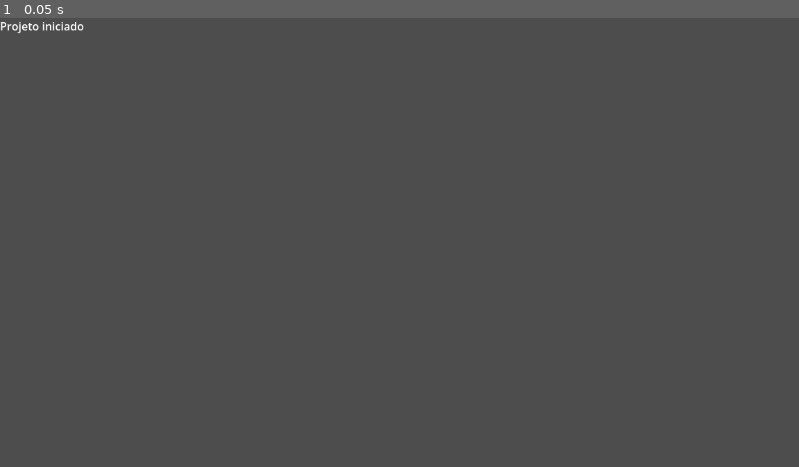
Above: before the commit, frame 1.
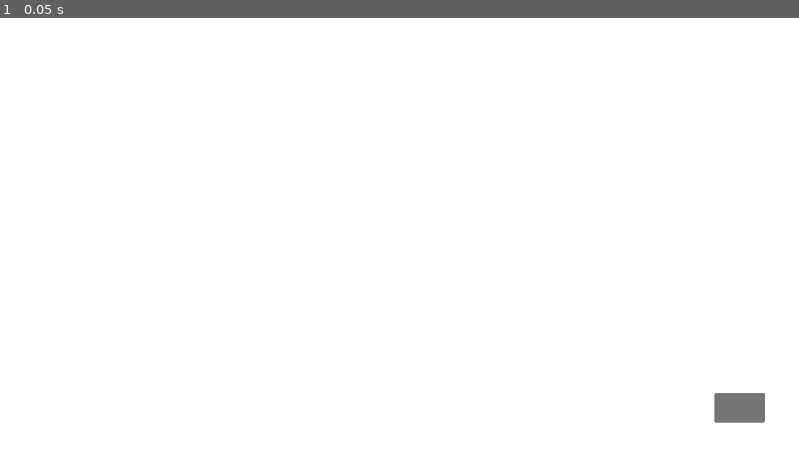
Above: after the commit, the same moment.

Repository: diogoasp/grand-voyage-deckbuilder
Game: Godot game, scene res://scenes/Main.tscn
The game is run twice, just before and just after one commit, with the same random seed, the same clock (stepped at 60 frames per second) and the same inputs.
Inputs:
- Up to frame 1 (0.05 s): no input

The runs differ from the first frame. In frame 1, 100% of the frame differs, in the area x 0-100%, y 0-100%.

Commit message:
Add inital combat scene

Diff:
--- a/scenes/Main.tscn
+++ b/scenes/Main.tscn
@@ -1,6 +1,11 @@
 [gd_scene format=3 uid="uid://cokg81dlm5fh0"]
 
 [ext_resource type="Script" uid="uid://7rrhgqmrfwtb" path="res://scripts/core/main.gd" id="1_elqb8"]
+[ext_resource type="PackedScene" uid="uid://cotyq2708vtom" path="res://scenes/combat/CombatScene.tscn" id="2_0bbpv"]
+[ext_resource type="Script" uid="uid://dvwt0iugl7tbk" path="res://scenes/combat/combat_scene.gd" id="3_rarhs"]
 
 [node name="Main" type="Node2D" unique_id=857263621]
 script = ExtResource("1_elqb8")
+
+[node name="CombatScene" parent="." unique_id=1447061713 instance=ExtResource("2_0bbpv")]
+script = ExtResource("3_rarhs")
--- /dev/null
+++ b/scenes/combat/CombatScene.tscn
@@ -0,0 +1,54 @@
+[gd_scene format=3 uid="uid://cotyq2708vtom"]
+
+[ext_resource type="Script" uid="uid://dvwt0iugl7tbk" path="res://scenes/combat/combat_scene.gd" id="1_cetgp"]
+
+[node name="CombatScene" type="Control" unique_id=1447061713]
+layout_mode = 3
+anchors_preset = 0
+offset_right = 404.0
+offset_bottom = 240.0
+script = ExtResource("1_cetgp")
+
+[node name="Background" type="ColorRect" parent="." unique_id=1533450500]
+layout_mode = 0
+offset_right = 1154.0
+offset_bottom = 650.0
+
+[node name="TopBar" type="HBoxContainer" parent="." unique_id=481716624]
+layout_mode = 0
+offset_right = 1146.0
+offset_bottom = 75.0
+
+[node name="PlayerHPLabel" type="Label" parent="TopBar" unique_id=1764902482]
+layout_mode = 2
+size_flags_horizontal = 0
+
+[node name="EnergyLabel" type="Label" parent="TopBar" unique_id=498130580]
+layout_mode = 2
+size_flags_horizontal = 4
+size_flags_vertical = 8
+
+[node name="EnemyHPLabel" type="Label" parent="TopBar" unique_id=1850803614]
+layout_mode = 2
+
+[node name="EnemyArea" type="VBoxContainer" parent="." unique_id=1800212012]
+layout_mode = 0
+offset_right = 40.0
+offset_bottom = 40.0
+
+[node name="EnemyNameLabel" type="Label" parent="EnemyArea" unique_id=1244026989]
+layout_mode = 2
+
+[node name="HandArea" type="HBoxContainer" parent="." unique_id=767289767]
+layout_mode = 0
+offset_left = 259.0
+offset_top = 488.0
+offset_right = 975.0
+offset_bottom = 619.0
+
+[node name="EndTurnButton" type="Button" parent="." unique_id=352398968]
+layout_mode = 0
+offset_left = 1030.0
+offset_top = 541.0
+offset_right = 1103.0
+offset_bottom = 584.0
--- /dev/null
+++ b/scenes/combat/combat_scene.gd
@@ -0,0 +1,32 @@
+extends Control
+
+@onready var player_hp_label: Label = $TopBar/PlayerHPLabel
+@onready var enemy_hp_label: Label = $TopBar/EnemyHPLabel
+@onready var energy_label: Label = $TopBar/EnergyLabel
+@onready var enemy_name_label: Label = $EnemyArea/EnemyNameLabel
+@onready var end_turn_button: Button = $EndTurnButton
+
+var player_hp: int = 70
+var player_max_hp: int = 70
+
+var enemy_name: String = "Recruta da Marinha"
+var enemy_hp: int = 32
+var enemy_max_hp: int = 32
+
+var energy: int = 3
+var max_energy: int = 3
+
+func _ready() -> void:
+	end_turn_button.pressed.connect(_on_end_turn_pressed)
+	update_ui()
+
+func update_ui() -> void:
+	player_hp_label.text = "HP: %d/%d" % [player_hp, player_max_hp]
+	enemy_hp_label.text = "Inimigo: %d/%d" % [enemy_hp, enemy_max_hp]
+	energy_label.text = "Energia: %d/%d" % [energy, max_energy]
+	enemy_name_label.text = enemy_name
+
+func _on_end_turn_pressed() -> void:
+	energy = max_energy
+	print("Turno encerrado.")
+	update_ui()
--- a/scripts/core/main.gd
+++ b/scripts/core/main.gd
@@ -1,15 +1,5 @@
 extends Node
 
-
-# Called when the node enters the scene tree for the first time.
 func _ready() -> void:
-	print("Grand Voyage Deckbuilder iniciado.")
-
-	var label := Label.new()
-	label.text = "Projeto iniciado"
-	add_child(label)
-
-
-# Called every frame. 'delta' is the elapsed time since the previous frame.
-func _process(delta: float) -> void:
-	pass
+	var combat_scene := preload("res://scenes/combat/CombatScene.tscn").instantiate()
+	add_child(combat_scene)
Not shown, added: scenes/combat/combat_scene.gd.uid
